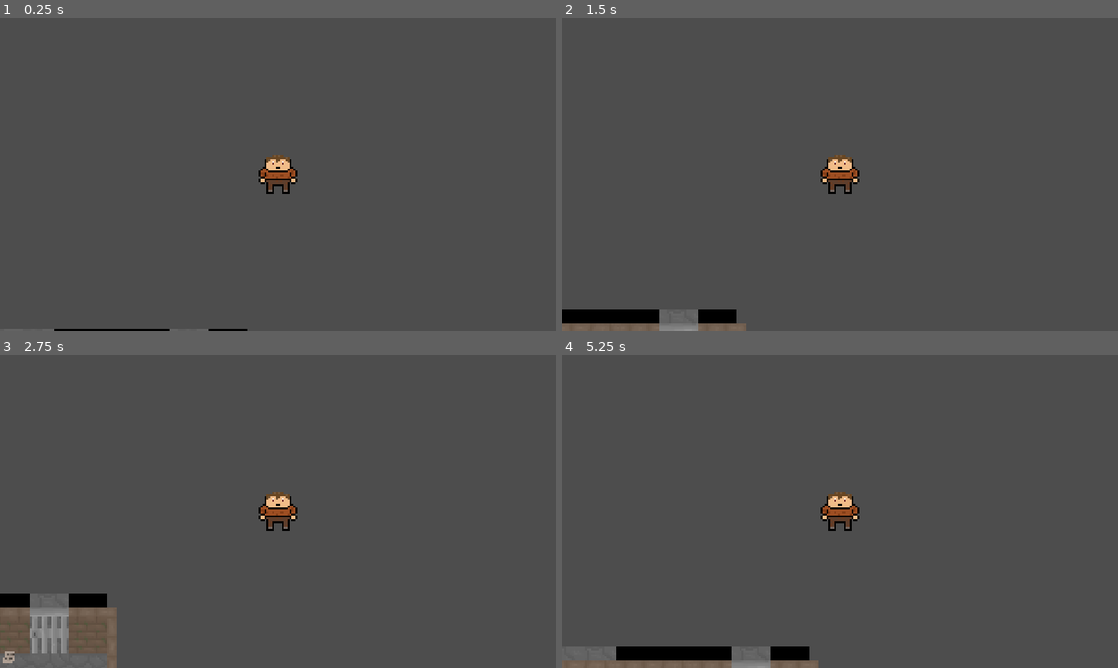
Above: before the commit, frames 1-4 (two rows, left to right).
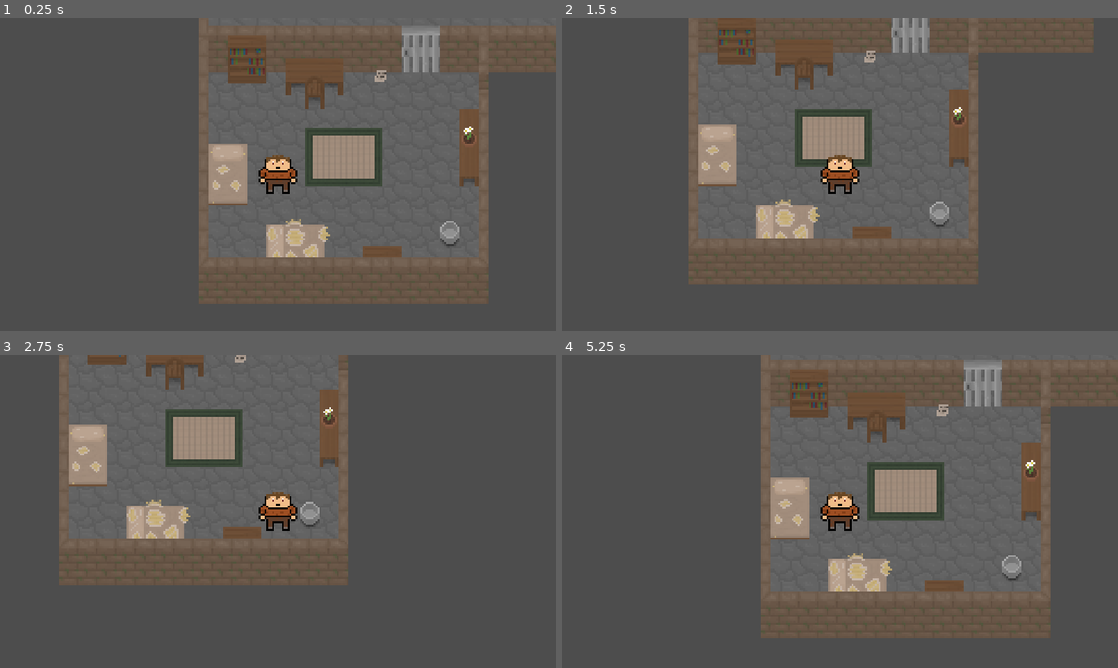
Above: after the commit, the same moments.

Repository: MastersUniversity/Deduction-RPG
Game: Godot game, scene res://open_room.tscn
Two runs of this game, one before a commit and one after it. Both use one fixed random seed, a clock stepped at 60 frames per second and the inputs below. Before the commit the project starts from res://main_game.tscn.
Inputs:
- Up to frame 1 (0.25 s): no input
- Up to frame 2 (1.5 s): tap Enter at 0.5 s; hold D (right) 0.53-1.28 s; tap Space (interact) at 0.6, 1.35 s; hold S (down) from 1.28 s (still down)
- Up to frame 3 (2.75 s): release S (down) at 2.03 s; hold D (right) from 2.03 s (still down); tap Space (interact) at 2.1 s
- Up to frame 4 (5.25 s): release D (right) at 2.78 s; hold W (up) 2.78-3.53 s; tap Space (interact) every 0.75 s from 2.85 to 5.1 s; hold A (left) 3.53-5.03 s; hold S (down) from 5.03 s (still down)

The runs differ from the first frame. In frame 1, 25% of the frame differs, in the area x 9-100%, y 0-100%; in frame 2, 24%; in frame 3, 20%; in frame 4, 27%, in the area x 0-100%, y 0-100%.

Commit message:
changed main scene to open_room

Diff:
--- a/Deduction-RPG/project.godot
+++ b/Deduction-RPG/project.godot
@@ -11,7 +11,7 @@
 [application]
 
 config/name="Deduction-RPG"
-run/main_scene="res://main_game.tscn"
+run/main_scene="res://open_room.tscn"
 config/features=PackedStringArray("4.1", "Forward Plus")
 config/icon="res://icon.svg"
 
